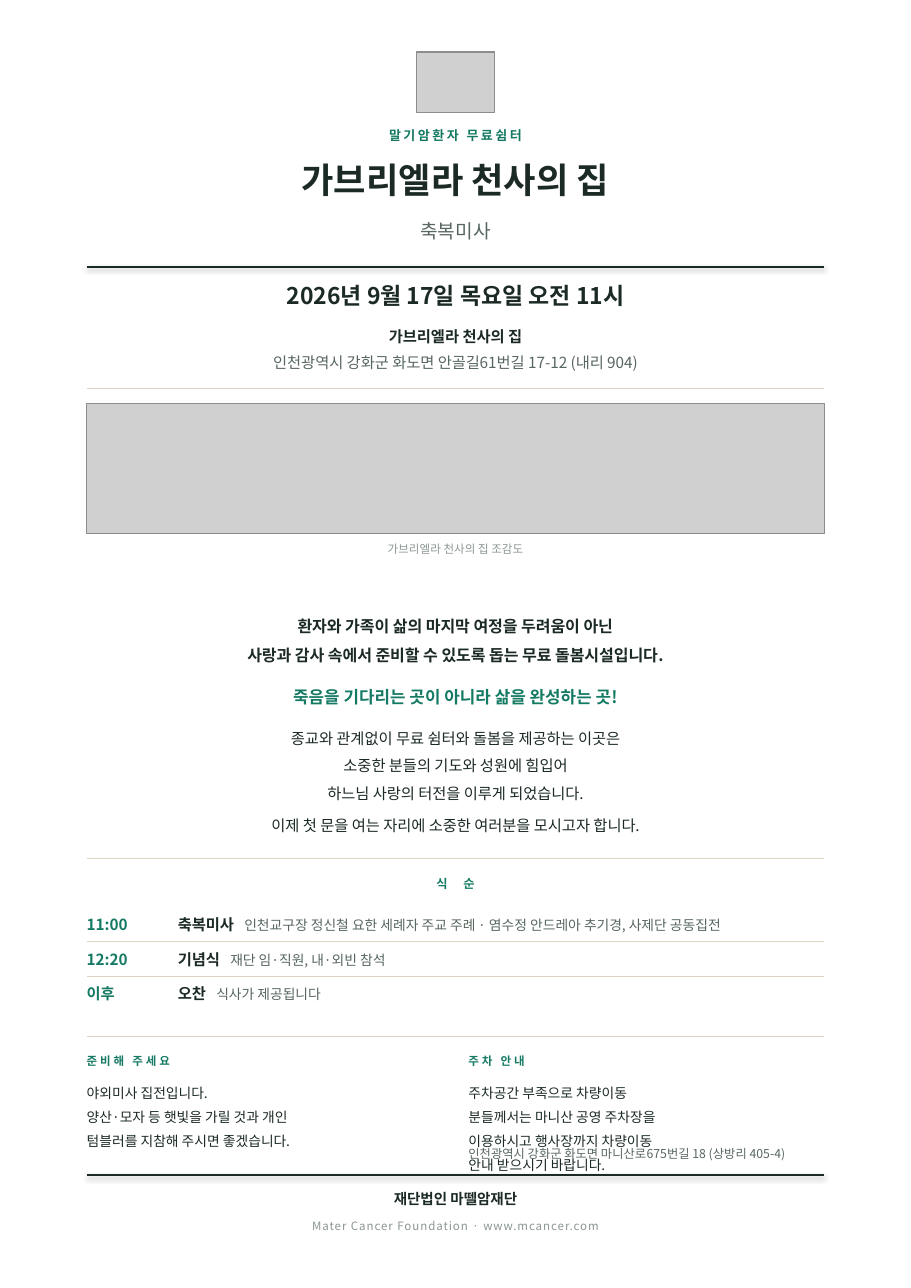
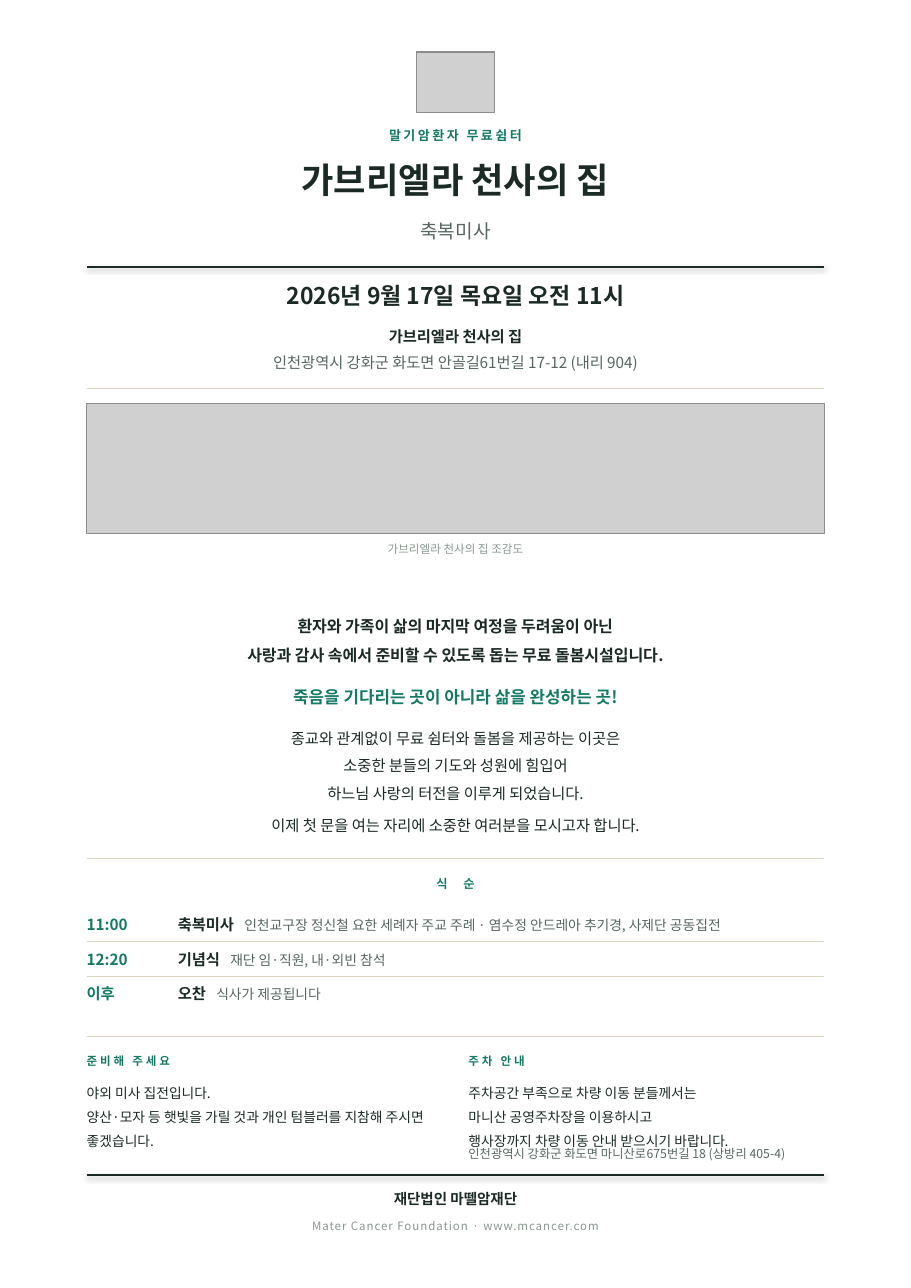
Before and after one commit to mcancermaria-hue/gabriella-invitation, a slide deck: slide 1 of print/가브리엘라_축복미사_초대장_A4.pptx. Drawn at 911x1288 pixels with LibreOffice and Linux fonts; fonts in the diff are those of the drawing; grey boxes stand for pictures. Boxes give left, top, right and bottom in pixels: in the first picture for what was removed or moved away, otherwise in the second. Text is boxed around its words. In the diff, an @@ line names an element or a change of style, - is before the commit and + after.

Commit message:
하단 안내 문구·줄바꿈 재조정
- '야외미사' → '야외 미사', '차량이동' → '차량 이동', '공영 주차장' → '공영주차장'
- 준비해 주세요: 첫 줄만 끊고 양산~좋겠습니다는 이어지게
- 주차 안내: 분들께서는 / 이용하시고 / 바랍니다 3줄
- PDF 2종·PPTX 재생성, 온라인 동기화

```diff
--- a/print/가브리엘라_축복미사_초대장_A4.pptx
+++ b/print/가브리엘라_축복미사_초대장_A4.pptx
@@ text at (x1=87, y1=1086, x2=424, y2=1147): spaces changed @@
-야외미사 집전입니다.
-양산·모자 등 햇빛을 가릴 것과 개인
-텀블러를 지참해 주시면 좋겠습니다.
+야외 미사 집전입니다.
+양산·모자 등 햇빛을 가릴 것과 개인 텀블러를 지참해 주시면
+좋겠습니다.
@@ text at (x1=468, y1=1086, x2=728, y2=1151): text changed @@
-주차공간 부족으로 차량이동
-분들께서는 마니산 공영 주차장을
-이용하시고 행사장까지 차량이동
-안내 받으시기 바랍니다.
+주차공간 부족으로 차량 이동 분들께서는
+마니산 공영주차장을 이용하시고
+행사장까지 차량 이동 안내 받으시기 바랍니다.
```
Also in this commit, not shown: 9 other files.
